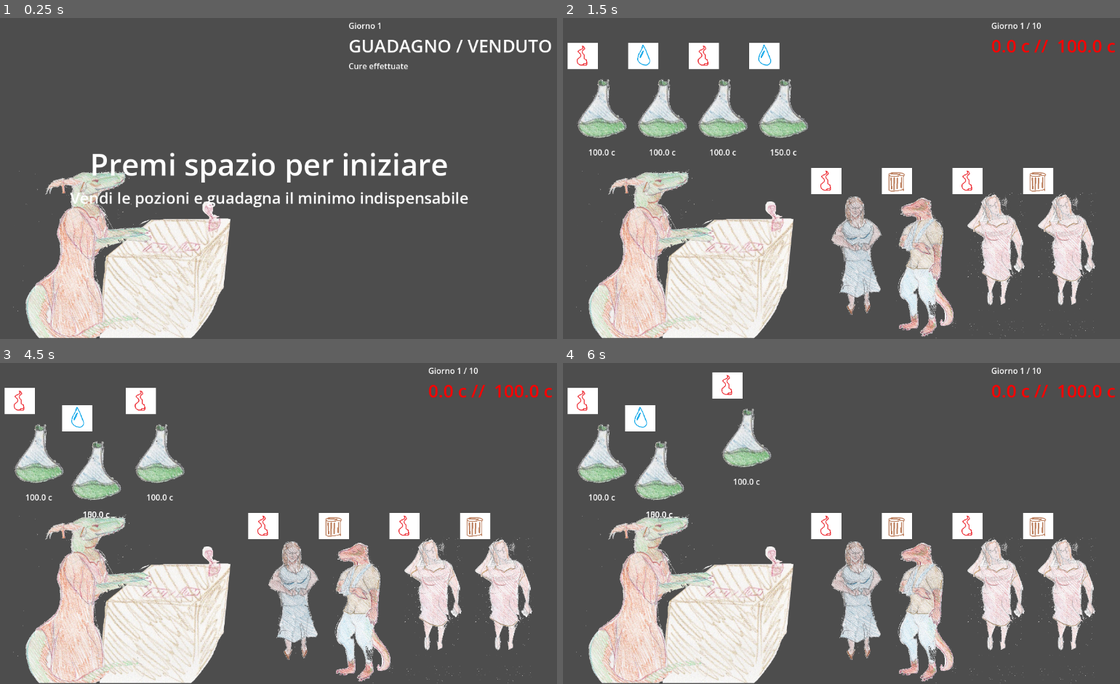
Above: before the commit, frames 1-4 (two rows, left to right).
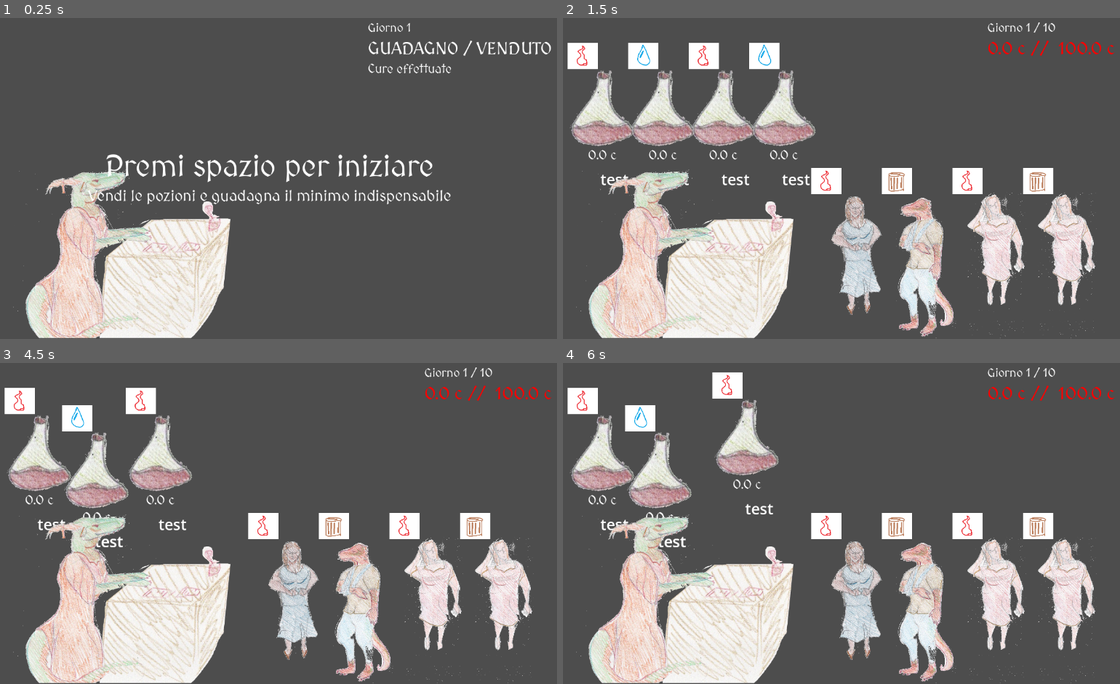
Above: after the commit, the same moments.

Repository: MLisanti/moonbrew_shop
Game: Godot game, scene res://scene/main.tscn
Same seed, same stepped clock (60 frames per second), same inputs: the game is played once before the commit and once after it.
Inputs (mouse positions are in pixels of both pictures, inside the frame that each line leads up to):
- Up to frame 1 (0.25 s): no input
- Up to frame 2 (1.5 s): tap Enter at 0.5 s; move the mouse to (958, 159) at 0.52 s; tap Space (conferma) at 0.6, 1.25 s; click (958, 159) at 0.67 s; move the mouse to (601, 111) at 1.27 s; click (601, 111) at 1.35 s
- Up to frame 3 (4.5 s): tap Space (conferma) at 1.55, 2.1, 2.75, 2.85, 3.8, 4.25, 4.35 s; tap Enter at 2, 3.5 s; move the mouse to (100, 456) at 2.02 s; click (100, 456) at 2.17 s; move the mouse to (155, 456) at 2.77 s; click (155, 456) at 2.92 s; move the mouse to (217, 456) at 3.52 s; press the mouse at (217, 456) at 3.53 s; move the mouse to (94, 472) at 4.27 s; release the mouse at (94, 472) at 4.28 s; click (94, 472) at 4.42 s
- Up to frame 4 (6 s): move the mouse to (863, 520) at 5.02 s; tap Space (conferma) at 5.1 s; click (863, 520) at 5.17 s; move the mouse to (746, 440) at 5.77 s; click (746, 440) at 5.85 s

The runs differ from the first frame. In frame 1, 4.8% of the frame differs, in the area x 12-99%, y 1-59%; in frame 2, 5.7%, in the area x 1-100%, y 1-53%; in frame 3, 4.5%; in frame 4, 4.5%.
Error after the commit: Invalid assignment of property or key 'text' with value of type 'String' on a base object of type 'null instance'. (res://scene/pozione.gd:18)

Commit message:
font & correzione bugs

Diff:
--- a/scene/main.gd
+++ b/scene/main.gd
@@ -36,9 +36,6 @@
 		_: dict = { "potionElements": 3, "clientElements": 3, "goalPrice": 200.0 }
 	return dict
 
-func rand_price():
-	return randi_range(1, 3) * 50
-
 
 # Called when the node enters the scene tree for the first time.
 func _ready():
@@ -74,6 +71,8 @@
 	$UI/sopra/VBoxContainer/lbl_effects.text = ""
 	$UI/sopra/VBoxContainer/lbl_levelNumber.text = "Giorno "+ str(livello) + " / 10"
 
+	maskGrab = ""
+
 	var i=0
 	var pos = $pos_start_pozioni.position
 
@@ -86,10 +85,14 @@
 			for j in range(nElementi):
 				elementi += $helperElementi.scegli_elemento_casuale()
 
-		crea_pozione(i, elementi, rand_price(), pos)
+		var importanza = randi_range(1, 3)
+		crea_pozione(i, importanza, elementi, importanza * 50, pos)
 		pos.x += 120
 
+		maskGrab += "0"
+
 		i+=1
+
 
 	i=0
 	pos = $pos_start_clienti.position
@@ -122,7 +125,7 @@
 	var guadagno = (potion.price / totalDiseases) * curedDiseases
 	var descGuadagno = "Non ti meriti niente"
 	if(curedDiseases > 0):
-		descGuadagno = "Ti meriti " + str(guadagno) + " su " + str(potion.price)
+		descGuadagno = "Ti meriti " + str(round(moneyGain)) + " su " + str(potion.price)
 
 	$UI/sopra/VBoxContainer/lbl_effects.text = effects + descGuadagno
 
@@ -189,22 +192,20 @@
 	if(precedente == statiLivello.FINITO_LIVELLO and nuovoStato == statiLivello.GAME_OVER):
 		ui_mostra_game_over()
 
-func crea_pozione(indice:int, elementi:String, prezzo:float, posizione:Vector2):
+func crea_pozione(indice:int, importanza:int, elementi:String, prezzo:float, posizione:Vector2):
 	var nodoPozione:Node2D = _scena_pozione.instantiate()
 	nodoPozione.name = "pozione" + str(indice)
 	nodoPozione.elements = elementi
 	nodoPozione.price = prezzo
 	nodoPozione.position = posizione
+	nodoPozione.imposta_scala(importanza)
 	$pozioni.add_child(nodoPozione)
 
-	var i=0
-	for pozione:Node2D in $pozioni.get_children():
-		pozione.grabIndex = i
-
-		maskGrab += "0"
-		pozione.connect("grab_start", _on_grab_start)
-		pozione.connect("grab_end", _on_grab_end)
-		i+=1
+	nodoPozione.grabIndex = indice
+	nodoPozione.connect("grab_start", _on_grab_start)
+	nodoPozione.connect("grab_end", _on_grab_end)
+
+
 
 func crea_cliente(elementi:String, posizione:Vector2):
 	var nodoCliente:Node2D = _scena_cliente.instantiate()
@@ -212,8 +213,7 @@
 	nodoCliente.position = posizione
 	$clienti.add_child(nodoCliente)
 
-	for cliente:Node2D in $clienti.get_children():
-		cliente.connect("finish", _on_client_finish)
+	nodoCliente.connect("finish", _on_client_finish)
 
 func ui_gameOver():
 	pass
--- a/scene/main.tscn
+++ b/scene/main.tscn
@@ -4,6 +4,7 @@
 [ext_resource type="Texture2D" uid="uid://ckjhihpjdwfoj" path="res://immagini/clienti/strega_dragonnes_incredibile.png" id="3_0ha60"]
 [ext_resource type="Texture2D" uid="uid://bu44hocddxgv5" path="res://immagini/clienti/bancone.png" id="3_brvut"]
 [ext_resource type="PackedScene" uid="uid://bg3a1fnlwgjk3" path="res://scene/helper_elementi.tscn" id="3_wp4xf"]
+[ext_resource type="Theme" uid="uid://di87sdcr01o5v" path="res://tema_ui.tres" id="4_0ha60"]
 
 [node name="main" type="Node2D" unique_id=386386039]
 script = ExtResource("1_p1hux")
@@ -39,6 +40,7 @@
 offset_left = -40.0
 offset_bottom = 40.0
 grow_horizontal = 0
+theme = ExtResource("4_0ha60")
 theme_override_constants/margin_top = 15
 theme_override_constants/margin_right = 15
 
@@ -47,6 +49,7 @@
 
 [node name="lbl_levelNumber" type="Label" parent="UI/sopra/VBoxContainer" unique_id=710765464]
 layout_mode = 2
+theme_override_font_sizes/font_size = 24
 text = "Giorno 1"
 
 [node name="lbl_money_goal" type="Label" parent="UI/sopra/VBoxContainer" unique_id=1024936020]
@@ -56,6 +59,7 @@
 
 [node name="lbl_effects" type="Label" parent="UI/sopra/VBoxContainer" unique_id=461856114]
 layout_mode = 2
+theme_override_font_sizes/font_size = 25
 text = "Cure effettuate"
 
 [node name="centro" type="MarginContainer" parent="UI" unique_id=630878326]
@@ -66,6 +70,7 @@
 grow_horizontal = 2
 grow_vertical = 2
 size_flags_vertical = 4
+theme = ExtResource("4_0ha60")
 
 [node name="VBoxContainer" type="VBoxContainer" parent="UI/centro" unique_id=306350036]
 layout_mode = 2
--- a/scene/pozione.gd
+++ b/scene/pozione.gd
@@ -20,6 +20,13 @@
 	var nodoSprite:AnimatedSprite2D = $grafica_pozione
 	var casuale = randi_range(0, nodoSprite.sprite_frames.get_animation_names().size()-1)
 	nodoSprite.animation = nodoSprite.sprite_frames.get_animation_names()[casuale]
+
+func imposta_scala(grandezza:int):
+	match grandezza:
+		1:	$grafica_pozione.scale = Vector2(0.36, 0.36)
+		2:	$grafica_pozione.scale = Vector2(0.64, 0.64)
+		3:	$grafica_pozione.scale = Vector2(0.83, 0.83)
+		_:	$grafica_pozione.scale = Vector2(0.64, 0.64)
 
 func show_features(element_list:String):
 	var i=0
@@ -45,6 +52,8 @@
 
 # Called every frame. 'delta' is the elapsed time since the previous frame.
 func _process(_delta):
+
+
 	var mouse_position = get_viewport().get_mouse_position()
 	if(_grabStarted == false and _mouseInPosition and Input.is_action_pressed("click")):
 		_grabStarted = true
@@ -65,3 +74,8 @@
 
 func _on_mouse_exited():
 	_mouseInPosition = false
+
+
+func _on_input_event(viewport, event, shape_idx):
+	if(event is InputEventScreenTouch):
+		print("Touch: ", event.is_pressed())
--- a/scene/pozione.tscn
+++ b/scene/pozione.tscn
@@ -4,6 +4,7 @@
 [ext_resource type="Texture2D" uid="uid://dlt6m7y46s0vj" path="res://immagini/clienti/pozione1.png" id="2_x8jg1"]
 [ext_resource type="Texture2D" uid="uid://c8g141hlw1s5q" path="res://immagini/clienti/pozione2.png" id="3_xed2p"]
 [ext_resource type="Texture2D" uid="uid://bcjkg3el7w532" path="res://immagini/clienti/pozione3.png" id="4_wlq7w"]
+[ext_resource type="Theme" uid="uid://di87sdcr01o5v" path="res://tema_ui.tres" id="5_xed2p"]
 
 [sub_resource type="SpriteFrames" id="SpriteFrames_ri02b"]
 animations = [{
@@ -47,18 +48,28 @@
 [node name="CollisionShape2D" type="CollisionShape2D" parent="." unique_id=911560465]
 shape = SubResource("CapsuleShape2D_3qbha")
 
-[node name="lbl_price" type="Label" parent="." unique_id=2080580469]
+[node name="lblPrice" type="Label" parent="." unique_id=2080580469]
 offset_left = -52.0
 offset_top = 73.0
 offset_right = 59.0
 offset_bottom = 96.0
+theme = ExtResource("5_xed2p")
+theme_override_font_sizes/font_size = 26
 text = "0.0 c"
 horizontal_alignment = 1
+
+[node name="lblDebug" type="Label" parent="." unique_id=560259839]
+offset_top = 117.0
+offset_right = 40.0
+offset_bottom = 140.0
+theme_override_font_sizes/font_size = 30
+text = "test"
 
 [node name="features" type="Node2D" parent="." unique_id=1523772218]
 
 [node name="Marker2D" type="Marker2D" parent="features" unique_id=754010656]
 position = Vector2(-35, -106)
 
+[connection signal="input_event" from="." to="." method="_on_input_event"]
 [connection signal="mouse_entered" from="." to="." method="_on_mouse_entered"]
 [connection signal="mouse_exited" from="." to="." method="_on_mouse_exited"]
--- /dev/null
+++ b/tema_ui.tres
@@ -0,0 +1,6 @@
+[gd_resource type="Theme" format=3 uid="uid://di87sdcr01o5v"]
+
+[ext_resource type="FontFile" uid="uid://b5xjne1rgax03" path="res://fonts/medieval-sharp.book.ttf" id="1_tgdqv"]
+
+[resource]
+default_font = ExtResource("1_tgdqv")
Not shown, added: fonts/1001fonts-goudy-eula.txt
Binary file added: fonts/GoudyMediaeval-Regular.ttf
Not shown, added: fonts/GoudyMediaeval-Regular.ttf.import
Binary file added: fonts/goudy/GoudyMediaeval-DemiBold.ttf
Not shown, added: fonts/goudy/GoudyMediaeval-DemiBold.ttf.import
Binary file added: fonts/goudy/GoudyMedieval-Alternate.ttf
Not shown, added: fonts/goudy/GoudyMedieval-Alternate.ttf.import
Binary file added: fonts/medieval-sharp.book.ttf
Not shown, added: fonts/medieval-sharp.book.ttf.import
Binary file removed: immagini/bancone.png
Not shown, added: fonts/goudy.zip
